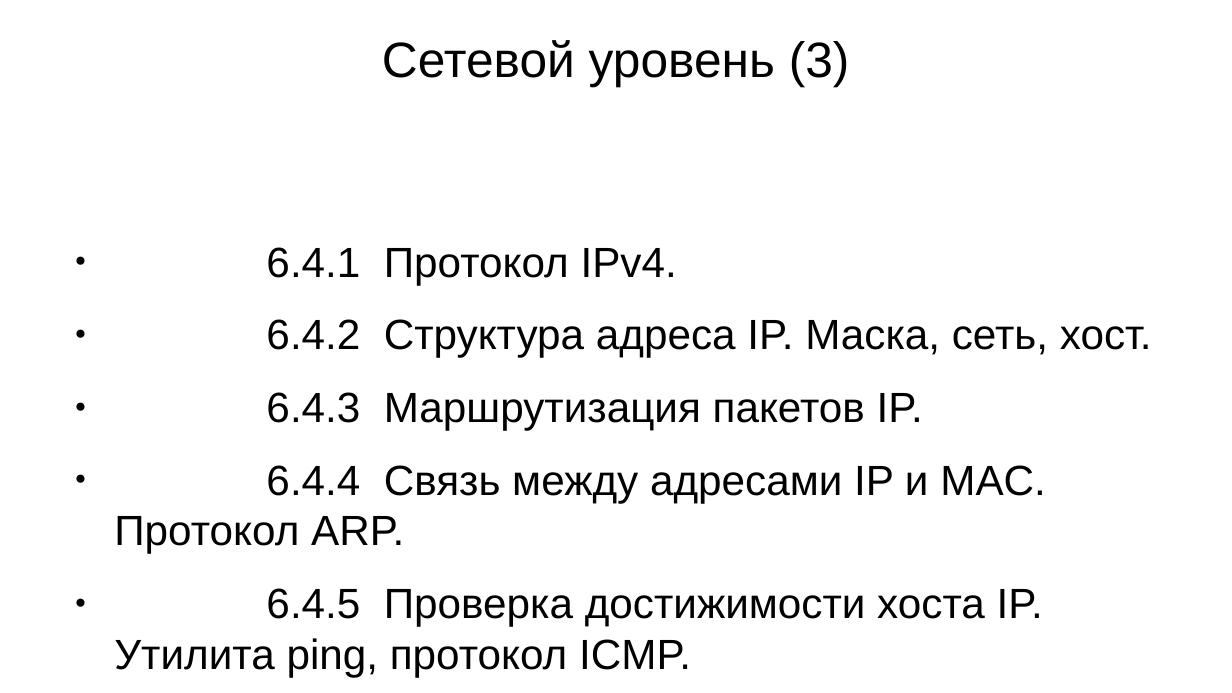
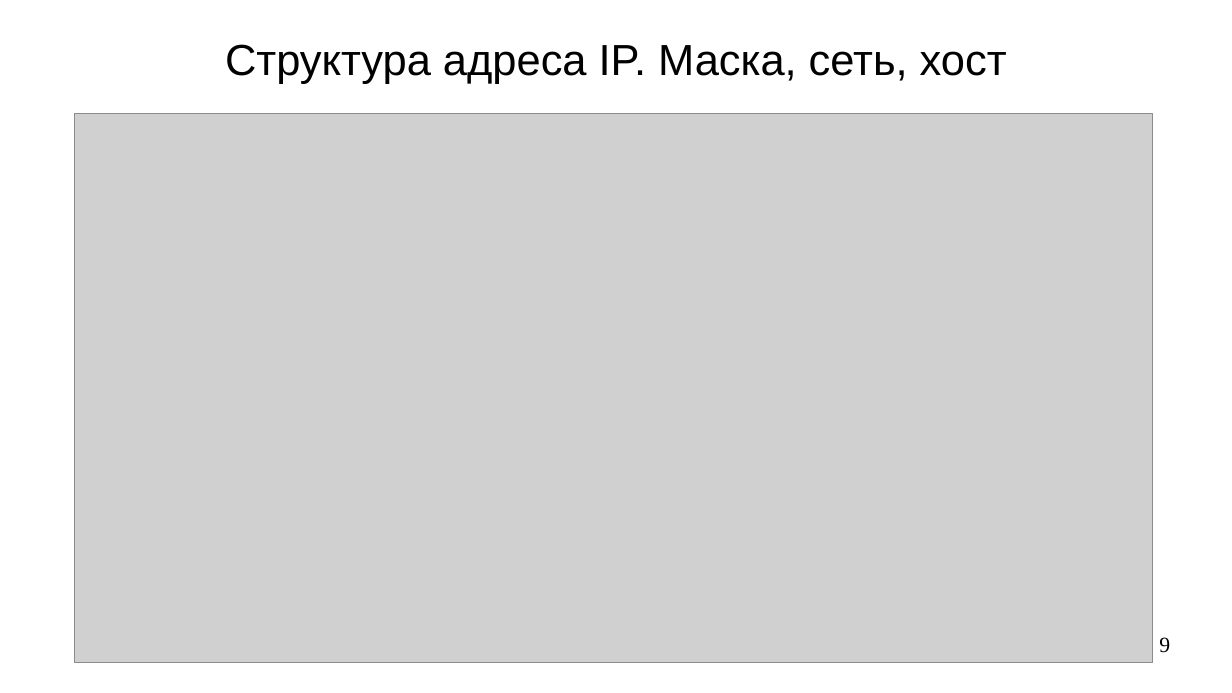
Before and after one commit to steelcraft/stud-lab, a slide deck: slide 9 of Лекции/CBNET01#L4.odp (slide 6 before the commit). Drawn at 1232x693 pixels with LibreOffice and Linux fonts; fonts in the diff are those of the drawing; grey boxes stand for pictures. Boxes give left, top, right and bottom in pixels: in the first picture for what was removed or moved away, otherwise in the second. Text is boxed around its words. In the diff, an @@ line names an element or a change of style, - is before the commit and + after.

```diff
--- a/Лекции/CBNET01#L4.odp
+++ b/Лекции/CBNET01#L4.odp
@@ title at (225, 44, 1007, 84): text changed; size 32 to 28 pt @@
-Сетевой уровень (3)
+Структура адреса IP. Маска, сеть, хост
@@ picture added at (75, 114, 1154, 664) @@
@@ text removed at (114, 247, 1152, 677) @@
-● 6.4.1 Протокол IPv4.
-● 6.4.2 Структура адреса IP. Маска, сеть, хост.
-● 6.4.3 Маршрутизация пакетов IP.
-● 6.4.4 Связь между адресами IP и MAC. Протокол ARP.
-● 6.4.5 Проверка достижимости хоста IP. Утилита ping, протокол ICMP.
@@ page number added at (1159, 637, 1170, 653), 14 pt, text #000000 @@
+9
```
Also in this commit, not shown: 5 other slides changed, 16 slides added, 2 slides removed.
